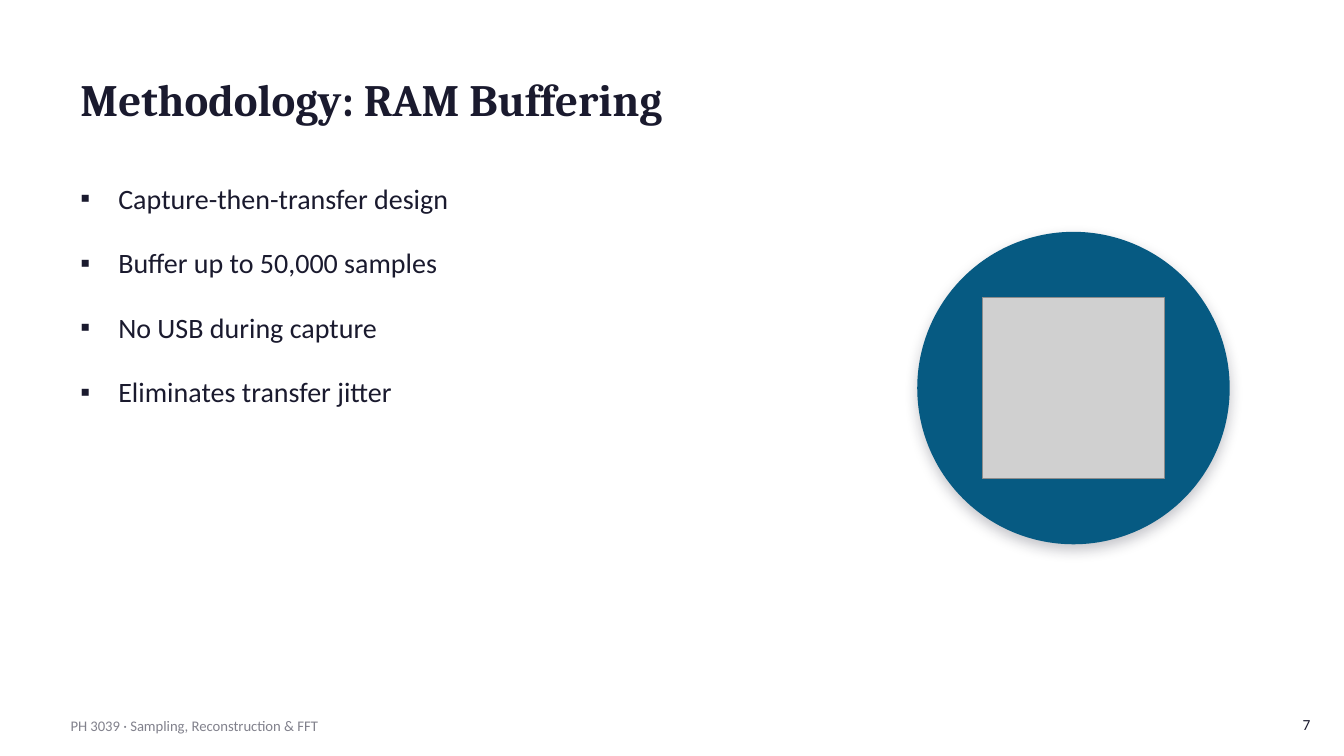
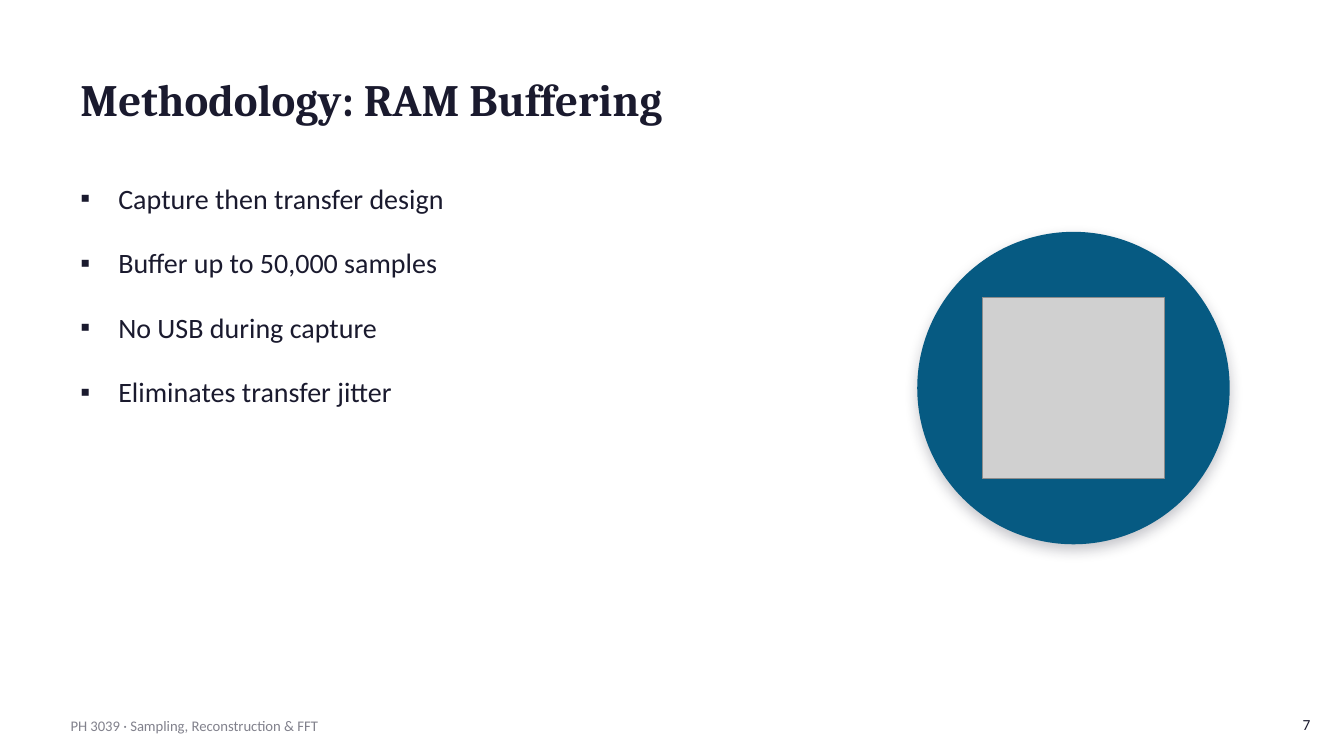
Before and after one commit to TSSwork/PH3039_lab_2, a slide deck: slide 7 of reports/PH3039_Sampling_FFT_Presentation(1).pptx. Drawn at 1344x756 pixels with LibreOffice and Linux fonts; fonts in the diff are those of the drawing; grey boxes stand for pictures. Boxes give left, top, right and bottom in pixels: in the first picture for what was removed or moved away, otherwise in the second. Text is boxed around its words. In the diff, an @@ line names an element or a change of style, - is before the commit and + after.

```diff
--- a/reports/PH3039_Sampling_FFT_Presentation(1).pptx
+++ b/reports/PH3039_Sampling_FFT_Presentation(1).pptx
@@ text at [118, 189, 444, 214]: text changed @@
-▪ Capture-then-transfer design
+▪ Capture then transfer design
```
Also in this commit, not shown: 7 other slides changed, 5 slides added, 2 slides removed.
